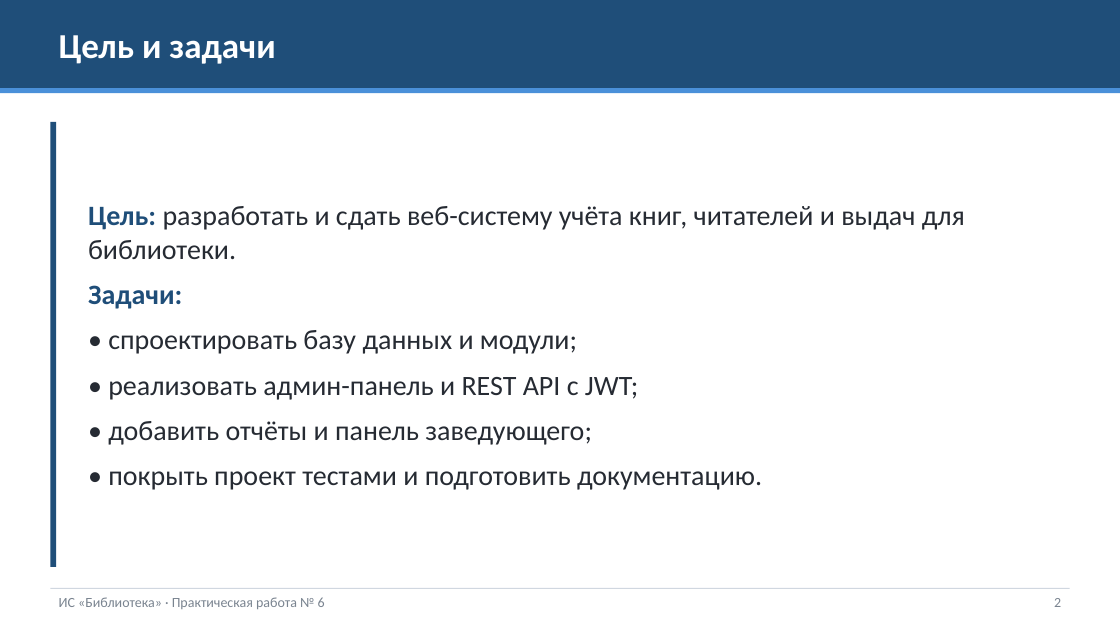
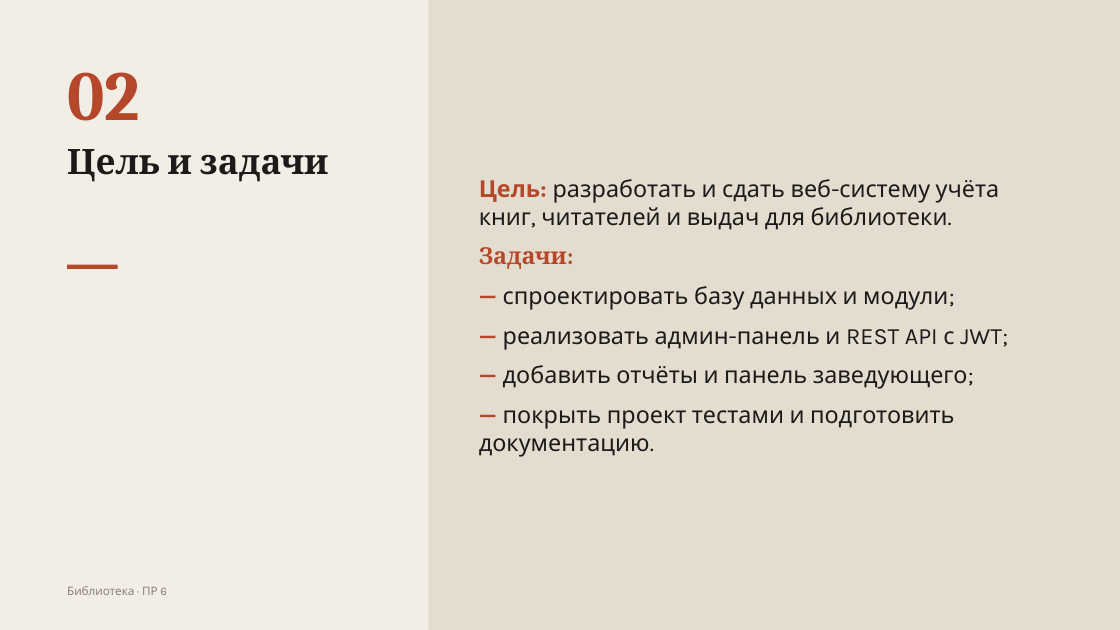
Before and after one commit to aaa111ws/MDK04.01-, a slide deck: slide 2 of pr6/Презентация.pptx. Drawn at 1120x630 pixels with LibreOffice and Linux fonts; fonts in the diff are those of the drawing. Boxes give left, top, right and bottom in pixels: in the first picture for what was removed or moved away, otherwise in the second. Text is boxed around its words. In the diff, an @@ line names an element or a change of style, - is before the commit and + after.

```diff
--- a/pr6/Презентация.pptx
+++ b/pr6/Презентация.pptx
@@ background #FFFFFF to #F3EEE5 @@
@@ rectangle removed at bbox=[0, 0, 1120, 88] @@
@@ rectangle added at bbox=[429, 0, 1120, 630], fill #E4DCCF @@
@@ rectangle removed at bbox=[0, 88, 1120, 93] @@
@@ text added at bbox=[67, 72, 140, 121], 60 pt, text #B5482A, bold @@
+02
@@ text "Цель: разработать и сдать веб-систему ...": place and size @@
-text "Цель: разработать и сдать веб-систему ..." at bbox=[88, 206, 965, 490]
+text "Цель: разработать и сдать веб-систему ..." at bbox=[479, 179, 1008, 457]
@@ rectangle removed at bbox=[50, 122, 56, 567] @@
@@ text "Цель и задачи": place and size @@
-text "Цель и задачи" at bbox=[59, 35, 275, 64]
+text "Цель и задачи" at bbox=[67, 149, 328, 182]
@@ text "Цель и задачи" at bbox=[67, 149, 328, 182]: font Calibri to Cambria, text colour #FFFFFF to #1C1B19; line spacing 1 to 0.95; vertical alignment middle to top @@
@@ text at bbox=[479, 179, 1000, 269]: size 24 to 20 pt in "Цель: разработать и сдать веб-систему учёта книг, ...", "Задачи:"; font Calibri to Karla in "Цель: разработать и сдать веб-систему учёта книг, ..."; text colour #1F4E79 to #B5482A in "Цель:", "Задачи:"; text colour #262B33 to #1C1B19 in "разработать и сдать веб-систему учёта книг, читателей ..."; font Calibri to Cambria in "Задачи:" @@
@@ rectangle added at bbox=[67, 265, 118, 269], fill #B5482A @@
@@ text at bbox=[479, 286, 1008, 457]: text changed; size 24 to 20 pt; font Calibri to Karla; text colour #262B33 to #1C1B19 @@
-• спроектировать базу данных и модули;
-• реализовать админ-панель и REST API с JWT;
-• добавить отчёты и панель заведующего;
-• покрыть проект тестами и подготовить документацию.
+— спроектировать базу данных и модули;
+— реализовать админ-панель и REST API с JWT;
+— добавить отчёты и панель заведующего;
+— покрыть проект тестами и подготовить документацию.
@@ rectangle removed at bbox=[50, 588, 1070, 589] @@
@@ text at bbox=[67, 586, 167, 595]: text changed; size 12 to 10 pt; font Calibri to Karla; text colour #7A8490 to #8A8178 @@
-ИС «Библиотека» · Практическая работа № 6
+Библиотека · ПР 6
@@ text removed at bbox=[1054, 598, 1061, 607] @@
-2
```
Also in this commit, not shown: 11 other slides changed.
